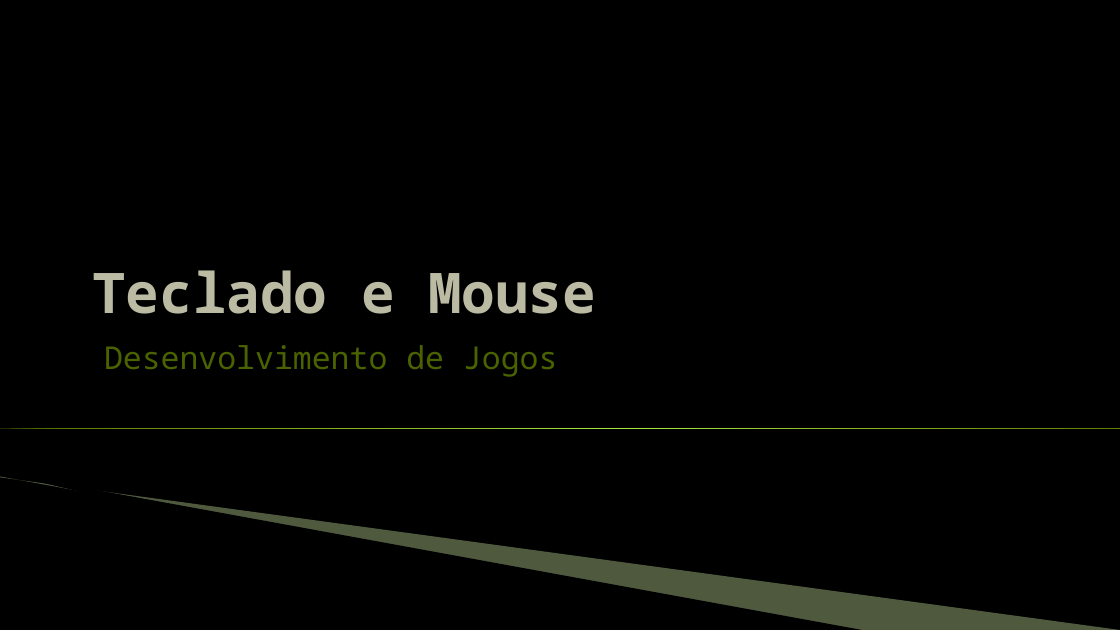
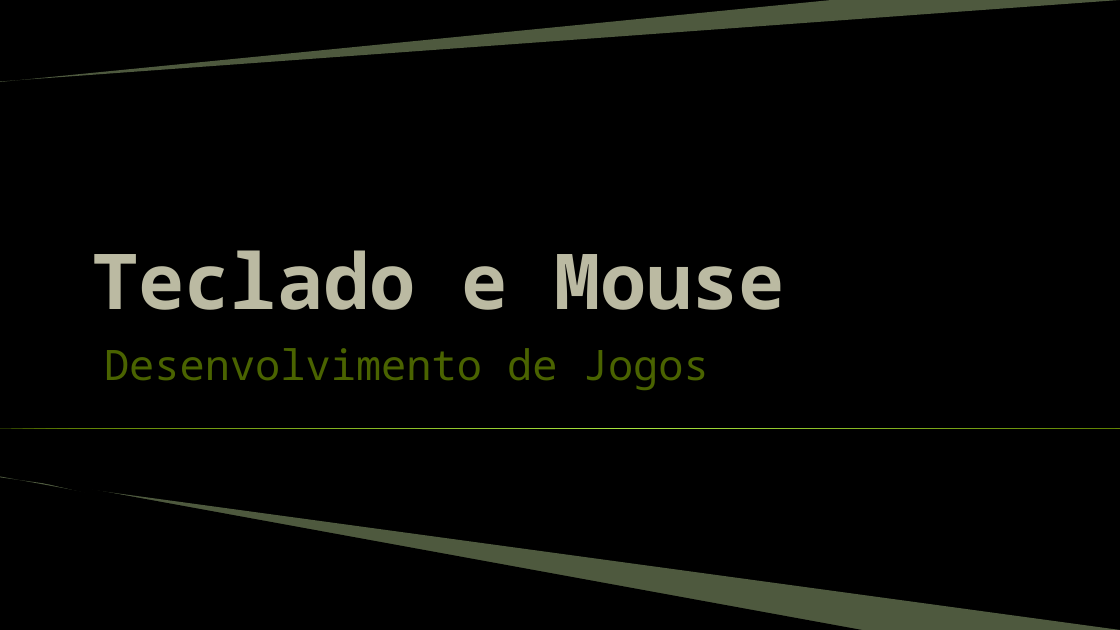
Before and after one commit to JudsonSS/Jogos, a slide deck: slide 1 of Slides/03. Teclado e Mouse.pptx. Drawn at 1120x630 pixels with LibreOffice and Linux fonts; fonts in the diff are those of the drawing; background and template pictures are left out. Boxes give left, top, right and bottom in pixels: in the first picture for what was removed or moved away, otherwise in the second. Text is boxed around its words. In the diff, an @@ line names an element or a change of style, - is before the commit and + after.

```diff
--- a/Slides/03. Teclado e Mouse.pptx
+++ b/Slides/03. Teclado e Mouse.pptx
@@ freeform shape added at <box>0,0,1120,82</box>, fill #C3E19D at 40% opacity @@
@@ title "Teclado e Mouse" at <box>92,250,785,310</box>: size 48 to 66 pt @@
@@ subtitle "Desenvolvimento de Jogos" at <box>104,348,709,390</box>: size 27 to 36 pt @@
```
Also in this commit, not shown: 12 other slides changed, 1 other file.
